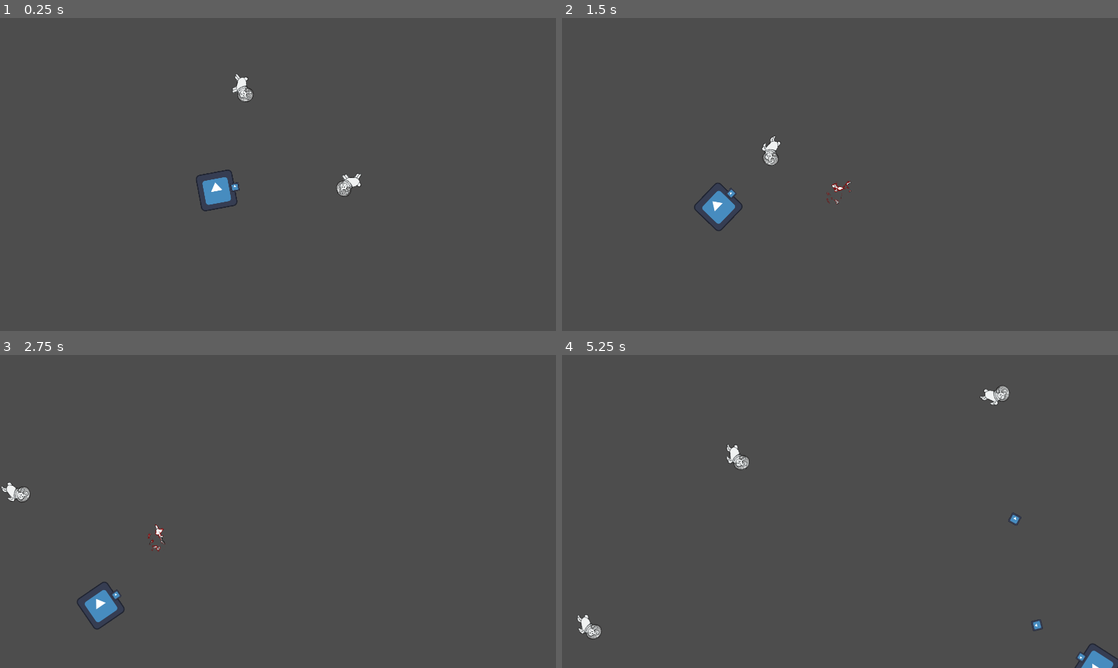
Above: before the commit, frames 1-4 (two rows, left to right).
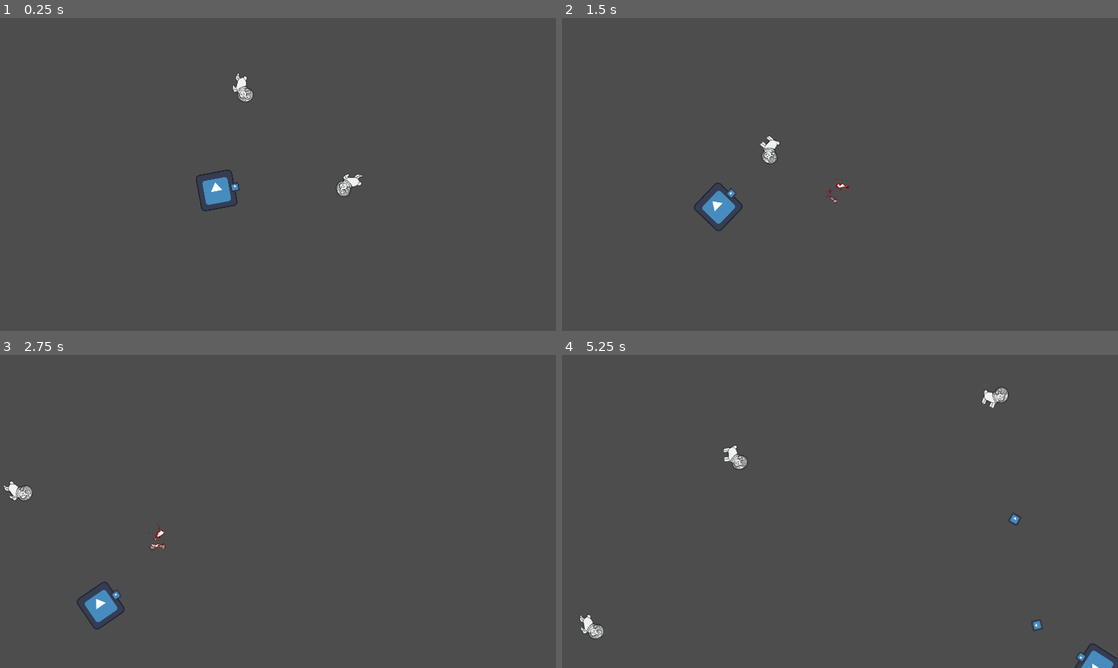
Above: after the commit, the same moments.

Repository: Voolak/Prophecy-of-the-Void
Game: Godot game, scene res://Scenes/LevelModel.tscn
Same seed, same stepped clock (60 frames per second), same inputs: the game is played once before the commit and once after it. The engine's default icon, where the game draws it, is replaced by a stand-in: a white triangle on a blue panel in a dark square.
Inputs (mouse positions are in pixels of both pictures, inside the frame that each line leads up to):
- Up to frame 1 (0.25 s): no input
- Up to frame 2 (1.5 s): move the mouse to (962, 158) at 0.52 s; press the mouse at (962, 158) at 0.53 s; hold Right (right) 0.53-1.28 s; move the mouse to (728, 190) at 1.27 s; release the mouse at (728, 190) at 1.28 s; hold Down (down) from 1.28 s (still down); click (728, 190) at 1.35 s
- Up to frame 3 (2.75 s): move the mouse to (333, 442) at 2.02 s; release Down (down) at 2.03 s; press the mouse at (333, 442) at 2.03 s; hold Right (right) from 2.03 s (still down)
- Up to frame 4 (5.25 s): move the mouse to (812, 574) at 2.77 s; release Right (right) at 2.78 s; release the mouse at (812, 574) at 2.78 s; hold Up (up) 2.78-3.53 s; click (812, 574) at 2.85 s; move the mouse to (1006, 558) at 3.52 s; press the mouse at (1006, 558) at 3.53 s; hold Left (left) 3.53-5.03 s; move the mouse to (673, 464) at 4.27 s; release the mouse at (673, 464) at 4.28 s; click (673, 464) at 4.35 s; move the mouse to (867, 511) at 5.02 s; press the mouse at (867, 511) at 5.03 s; hold Down (down) from 5.03 s (still down)

The runs differ from the first frame. In frame 1, 0.2% of the frame differs, in the area x 41-66%, y 17-57%; in frame 2, 0.2%; in frame 3, 0.3%; in frame 4, 0.5%, in the area x 2-81%, y 9-91%.

Commit message:
Player Death Animation

Diff:
--- a/Scenes/Homing_Ennemies.tscn
+++ b/Scenes/Homing_Ennemies.tscn
@@ -167,6 +167,7 @@
 material = SubResource("ShaderMaterial_hdlfd")
 sprite_frames = SubResource("SpriteFrames_dh0kt")
 autoplay = "default"
+frame_progress = 0.907483
 
 [node name="HurtBox" type="Area2D" parent="."]
 position = Vector2(0.5, 0)
--- a/Scenes/LevelModel.tscn
+++ b/Scenes/LevelModel.tscn
@@ -16,6 +16,8 @@
 [node name="Player" parent="." groups=["player"] instance=ExtResource("1_4xv6i")]
 unique_name_in_owner = true
 position = Vector2(748, 595)
+rotation_speed = 5.0
+hp = 1
 
 [node name="Enemies" type="Node" parent="."]
 script = ExtResource("3_kkc0p")
--- a/Scenes/Player.tscn
+++ b/Scenes/Player.tscn
@@ -1,11 +1,125 @@
-[gd_scene load_steps=5 format=3 uid="uid://d2i0ibutk1w5h"]
+[gd_scene load_steps=12 format=3 uid="uid://d2i0ibutk1w5h"]
 
 [ext_resource type="Script" path="res://Scripts/Player.gd" id="1_p5byr"]
 [ext_resource type="Texture2D" uid="uid://bs1ex4ga6b0bl" path="res://icon.svg" id="2_ugyxq"]
 [ext_resource type="PackedScene" uid="uid://dfautewc7ckgr" path="res://Scenes/Bullet.tscn" id="2_w0iyx"]
+[ext_resource type="Shader" path="res://Shaders/dissolve.gdshader" id="3_w3pn0"]
+
+[sub_resource type="FastNoiseLite" id="FastNoiseLite_llfi4"]
+frequency = 0.0475
+
+[sub_resource type="NoiseTexture2D" id="NoiseTexture2D_2pf2x"]
+width = 50
+height = 50
+noise = SubResource("FastNoiseLite_llfi4")
+
+[sub_resource type="ShaderMaterial" id="ShaderMaterial_pr7im"]
+shader = ExtResource("3_w3pn0")
+shader_parameter/dissolve_value = 1.0
+shader_parameter/burn_size = 0.1
+shader_parameter/burn_color = Color(0.894118, 0, 0, 1)
+shader_parameter/dissolve_texture = SubResource("NoiseTexture2D_2pf2x")
 
 [sub_resource type="RectangleShape2D" id="RectangleShape2D_26naw"]
 size = Vector2(118, 118)
+
+[sub_resource type="Animation" id="Animation_gt3ei"]
+resource_name = "death"
+tracks/0/type = "value"
+tracks/0/imported = false
+tracks/0/enabled = true
+tracks/0/path = NodePath("Sprite2D:material:shader_parameter/dissolve_value")
+tracks/0/interp = 1
+tracks/0/loop_wrap = true
+tracks/0/keys = {
+"times": PackedFloat32Array(0, 1),
+"transitions": PackedFloat32Array(1, 1),
+"update": 0,
+"values": [1.0, 0.0]
+}
+tracks/1/type = "value"
+tracks/1/imported = false
+tracks/1/enabled = true
+tracks/1/path = NodePath("Sprite2D/Marker2D/Sprite2D:visible")
+tracks/1/interp = 1
+tracks/1/loop_wrap = true
+tracks/1/keys = {
+"times": PackedFloat32Array(0),
+"transitions": PackedFloat32Array(1),
+"update": 1,
+"values": [false]
+}
+tracks/2/type = "value"
+tracks/2/imported = false
+tracks/2/enabled = true
+tracks/2/path = NodePath("HitBox/CollisionShape2D:disabled")
+tracks/2/interp = 1
+tracks/2/loop_wrap = true
+tracks/2/keys = {
+"times": PackedFloat32Array(0),
+"transitions": PackedFloat32Array(1),
+"update": 1,
+"values": [true]
+}
+tracks/3/type = "method"
+tracks/3/imported = false
+tracks/3/enabled = true
+tracks/3/path = NodePath(".")
+tracks/3/interp = 1
+tracks/3/loop_wrap = true
+tracks/3/keys = {
+"times": PackedFloat32Array(1),
+"transitions": PackedFloat32Array(1),
+"values": [{
+"args": [],
+"method": &"queue_free"
+}]
+}
+
+[sub_resource type="Animation" id="Animation_3ahre"]
+length = 0.001
+tracks/0/type = "value"
+tracks/0/imported = false
+tracks/0/enabled = true
+tracks/0/path = NodePath("Sprite2D:material:shader_parameter/dissolve_value")
+tracks/0/interp = 1
+tracks/0/loop_wrap = true
+tracks/0/keys = {
+"times": PackedFloat32Array(0),
+"transitions": PackedFloat32Array(1),
+"update": 0,
+"values": [1.0]
+}
+tracks/1/type = "value"
+tracks/1/imported = false
+tracks/1/enabled = true
+tracks/1/path = NodePath("Sprite2D/Marker2D/Sprite2D:visible")
+tracks/1/interp = 1
+tracks/1/loop_wrap = true
+tracks/1/keys = {
+"times": PackedFloat32Array(0),
+"transitions": PackedFloat32Array(1),
+"update": 1,
+"values": [true]
+}
+tracks/2/type = "value"
+tracks/2/imported = false
+tracks/2/enabled = true
+tracks/2/path = NodePath("HitBox/CollisionShape2D:disabled")
+tracks/2/interp = 1
+tracks/2/loop_wrap = true
+tracks/2/keys = {
+"times": PackedFloat32Array(0),
+"transitions": PackedFloat32Array(1),
+"update": 1,
+"values": [false]
+}
+
+[sub_resource type="AnimationLibrary" id="AnimationLibrary_h05xj"]
+_data = {
+"RESET": SubResource("Animation_3ahre"),
+"death": SubResource("Animation_gt3ei")
+}
 
 [node name="Player" type="RigidBody2D"]
 collision_mask = 4
@@ -16,6 +130,7 @@
 Bullet = ExtResource("2_w0iyx")
 
 [node name="Sprite2D" type="Sprite2D" parent="."]
+material = SubResource("ShaderMaterial_pr7im")
 texture = ExtResource("2_ugyxq")
 
 [node name="Marker2D" type="Marker2D" parent="Sprite2D"]
@@ -35,5 +150,10 @@
 [node name="CollisionShape2D" type="CollisionShape2D" parent="HitBox"]
 shape = SubResource("RectangleShape2D_26naw")
 
+[node name="AnimationPlayer" type="AnimationPlayer" parent="."]
+libraries = {
+"": SubResource("AnimationLibrary_h05xj")
+}
+
 [connection signal="timeout" from="ShootingTimer" to="." method="_on_shooting_timer_timeout"]
 [connection signal="area_entered" from="HitBox" to="." method="_on_hit_box_area_entered"]
--- a/Scripts/GameManager.gd
+++ b/Scripts/GameManager.gd
@@ -9,10 +9,10 @@
 
 
 # Called every frame. 'delta' is the elapsed time since the previous frame.
-func _process(delta):
-	if player.hp == 0:
-		timer.start()
-		player.queue_free()
+#func _process(delta):
+	#if player.hp == 0:
+		#timer.start()
+		#player.queue_free()
 
 	#for enemy in get_tree().get_nodes_in_group("enemies"):
 		#if enemy.hp <= 0:
--- a/Scripts/Player.gd
+++ b/Scripts/Player.gd
@@ -4,11 +4,13 @@
 @onready var shooting_timer = $ShootingTimer
 @onready var marker_2d = $Sprite2D/Marker2D
 
+@onready var animation_player = $AnimationPlayer
+
 @export var engine_power = 800
 @export var rotation_speed = 5.0
 
 @export var Bullet : PackedScene
-@export var hp = 5
+@export var hp = 1
 
 var SHOOT_THRUST = 25000
 var thrust = Vector2.ZERO
@@ -75,4 +77,5 @@
 
 func _on_hit_box_area_entered(area):
 	hp -= 1
-	print(hp)
+	if hp == 0:
+		animation_player.play("death")
Not shown: 1 places in Scenes/KillZone.tscn that only renumber resources
Not shown, added: Scenes/Pla2207.tmp
